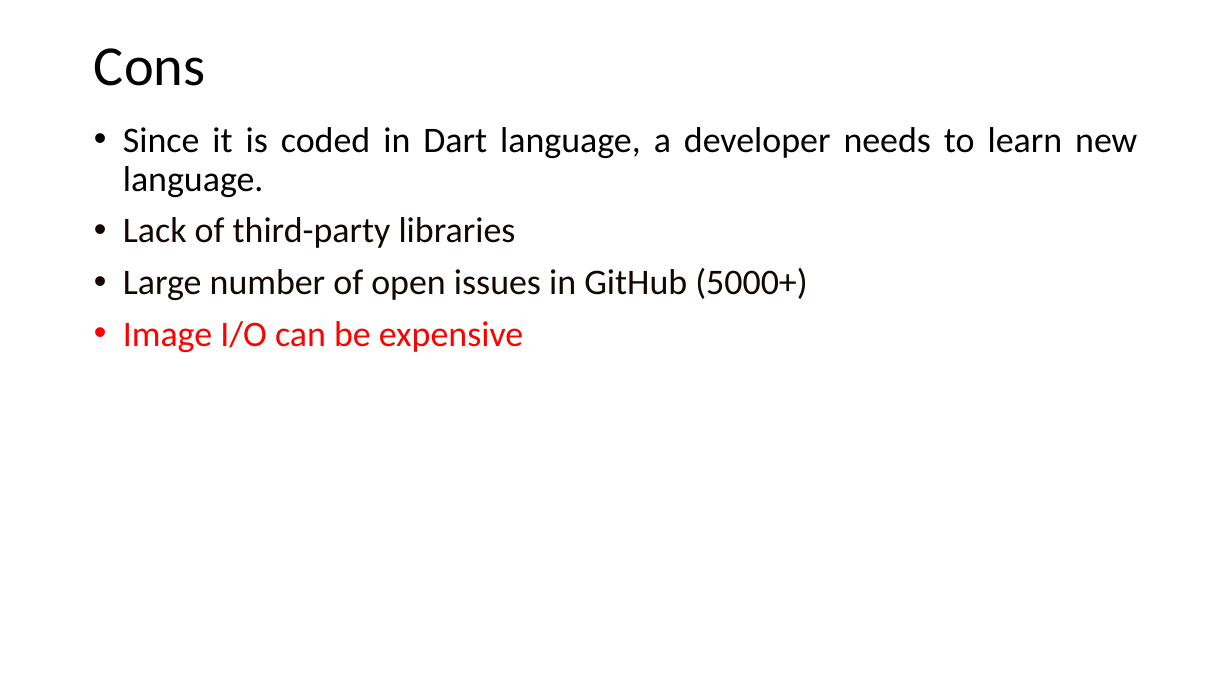
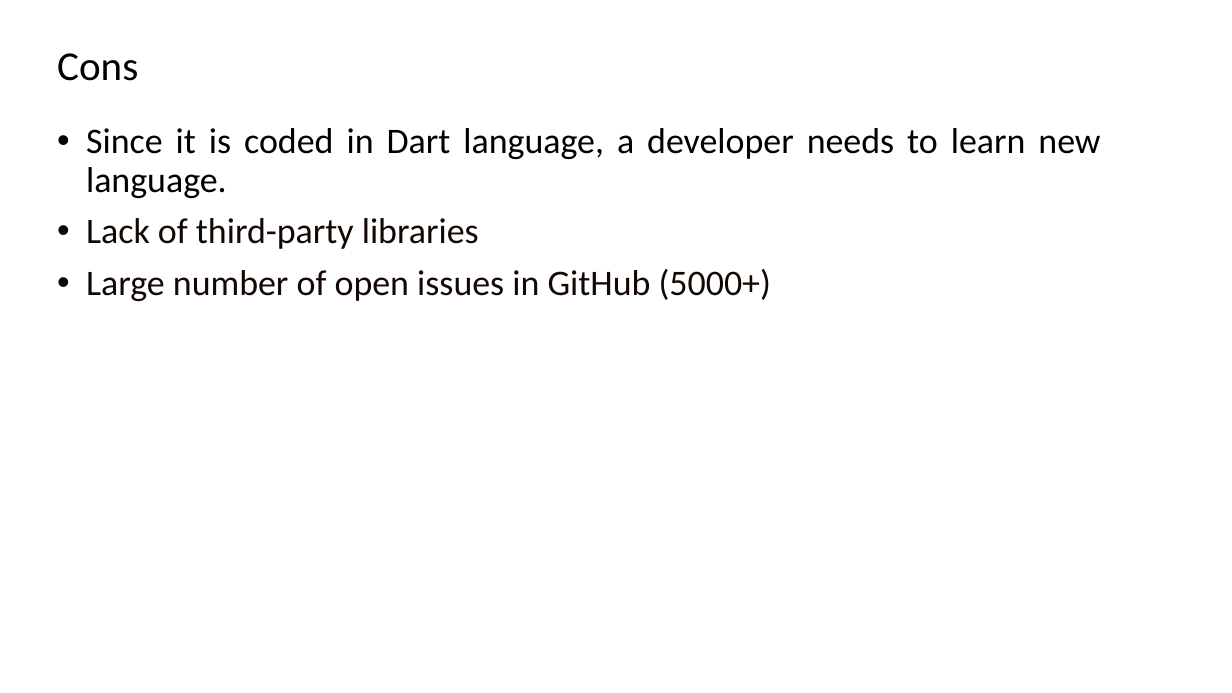
Before and after one commit to Anjy123/Flutter, a slide deck: slide 15 of Flutter features.pptx. Drawn at 1232x693 pixels with LibreOffice and Linux fonts; fonts in the diff are those of the drawing. Boxes give left, top, right and bottom in pixels: in the first picture for what was removed or moved away, otherwise in the second. Text is boxed around its words. In the diff, an @@ line names an element or a change of style, - is before the commit and + after.

```diff
--- a/Flutter features.pptx
+++ b/Flutter features.pptx
@@ title "Cons": place and size @@
-title "Cons" at box(94, 48, 206, 86)
+title "Cons" at box(57, 53, 138, 81)
@@ title "Cons" at box(57, 53, 138, 81): size 44 to 32 pt @@
@@ text "Since it is coded in ...": place and size @@
-text "Since it is coded in ..." at box(123, 127, 1137, 352)
+text "Since it is coded in ..." at box(86, 128, 1100, 301)
@@ text at box(123, 321, 523, 352): paragraph removed @@
-• Image I/O can be expensive
```
Also in this commit, not shown: 21 other slides changed, 1 slide added, 1 slide removed.
